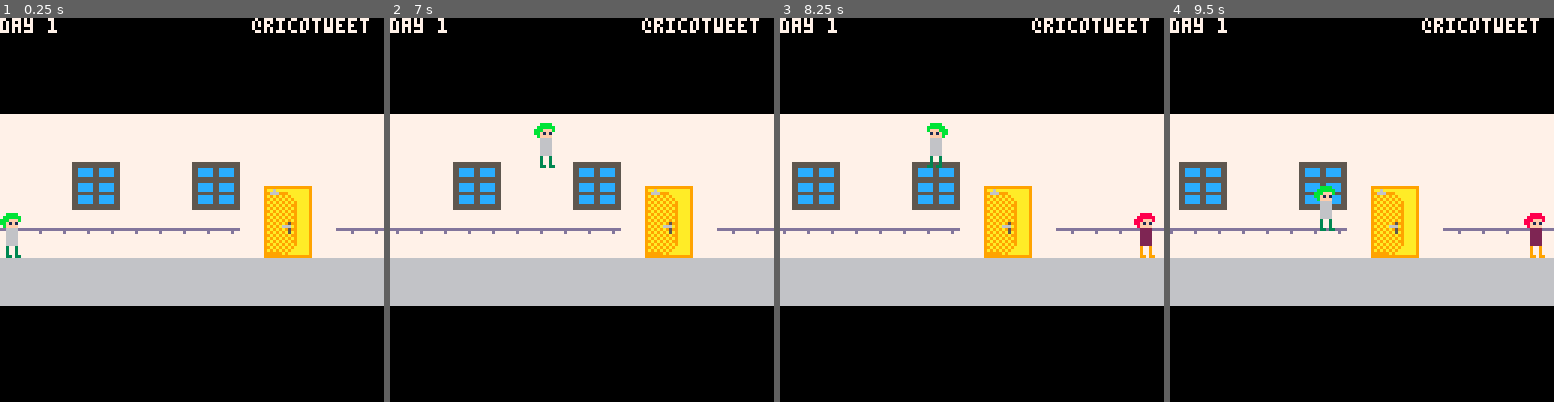
Above: before the commit, frames 1-4 (left to right).
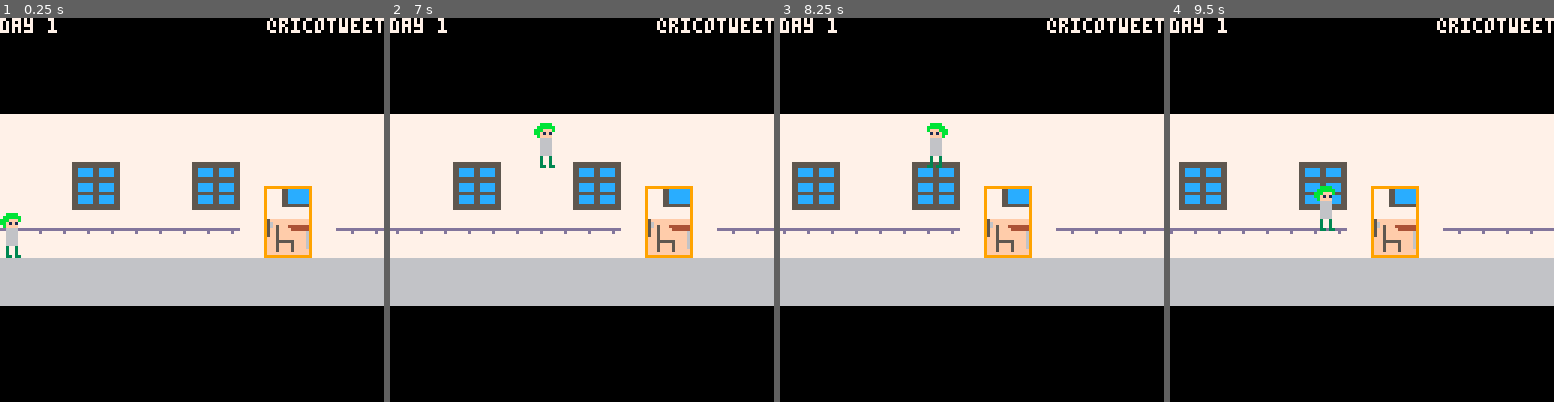
Above: after the commit, the same moments.

Repository: RicoP/dailylife
Game: PICO-8 cartridge dl.p8
Same seed, same stepped clock (60 frames per second), same inputs: the game is played once before the commit and once after it.
Inputs:
- Up to frame 1 (0.25 s): no input
- Up to frame 2 (7 s): tap X (X key) at 0.33, 1.07, 1.85, 2.97, 4.08, 5.2, 6.32 s; tap O (Z key) at 0.7, 1.7, 2.1, 2.5, 2.9, 3.3, 3.7, 4.1, 4.5, 4.9, 5.3, 5.7, 6.1, 6.5, 6.9 s; hold Right 1.6-2.1 s; hold Up 2.15-2.42 s; hold Right 2.47-3.03 s; hold Left 3.08-3.58 s; hold Down 3.63-3.97 s; hold Right 4.02-4.68 s; hold Up 4.73-5.03 s; hold Left 5.08-5.68 s; hold Down 5.73-6.03 s; hold Right 6.08-6.58 s; hold Right from 6.63 s (still down)
- Up to frame 3 (8.25 s): release Right at 7.13 s; hold Up 7.18-7.45 s; tap O (Z key) at 7.3, 7.7, 8.1 s; tap X (X key) at 7.43 s; hold Right 7.5-8.07 s; hold Left from 8.12 s (still down)
- Up to frame 4 (9.5 s): tap O (Z key) at 8.5, 8.9, 9.3 s; tap X (X key) at 8.55 s; release Left at 8.62 s; hold Down 8.67-9 s; hold Right from 9.05 s (still down)

The runs differ from the first frame. In frame 1, 2.5% of the frame differs, in the area x 65-100%, y 0-62%; in frame 2, 2.5%; in frame 3, 2.9%, in the area x 53-100%, y 0-63%; in frame 4, 2.9%.

Commit message:
logik for exit

Diff:
--- a/dl.p8
+++ b/dl.p8
@@ -10,6 +10,8 @@
 local draw=0
 local enemies={}
 local update_count=0
+local exit_pos=88
+local day=1
 
 -- player
 local p={
@@ -108,6 +110,11 @@
    end
   end
  end
+end
+
+function next_stage()
+ day += 1
+
 end
 
 function player_logic(p)
@@ -166,6 +173,7 @@
   end
  end
 
+ -- punch cooloff
  if p.punching > 0 then
   p.punching -= 1
  end
@@ -185,6 +193,11 @@
   char_logic(enemies[n])
   enemy_logic(enemies[n])
  end
+
+  -- player at exit
+ if p.x >= exit_pos then
+  next_stage()
+ end
 end
 
 -- draw functions
@@ -193,9 +206,11 @@
 end
 
 function game_draw()
+ cls(0)
  camera(0,0)
- cls(0)
- print("day 1                @ricotweet")
+ print("day " .. tostr(day))
+ cursor(89,0)
+ print("@ricotweet")
 
  rectfill(0,32,128,95,7)
 
@@ -208,7 +223,7 @@
  end
 
  -- draw exit
- spr(9,88,56,2,3)
+ spr(9,exit_pos,56,2,3)
 
  for n=1,#enemies
  do
@@ -229,15 +244,19 @@
  end
 end
 
-function _init()
- for i=1,120 do
+function game_init()
+ for i=1,90 do
   local e = create_enemy(i)
   add(enemies, e)
  end
 
+ update_count=0
+end
+
+function _init()
  update=game_update
  draw=game_draw
- update_count=0
+ game_init()
 end
 
 function _update()
Not shown, changed: 23 lines of the sprite sheet (__gfx__) section of dl.p8
